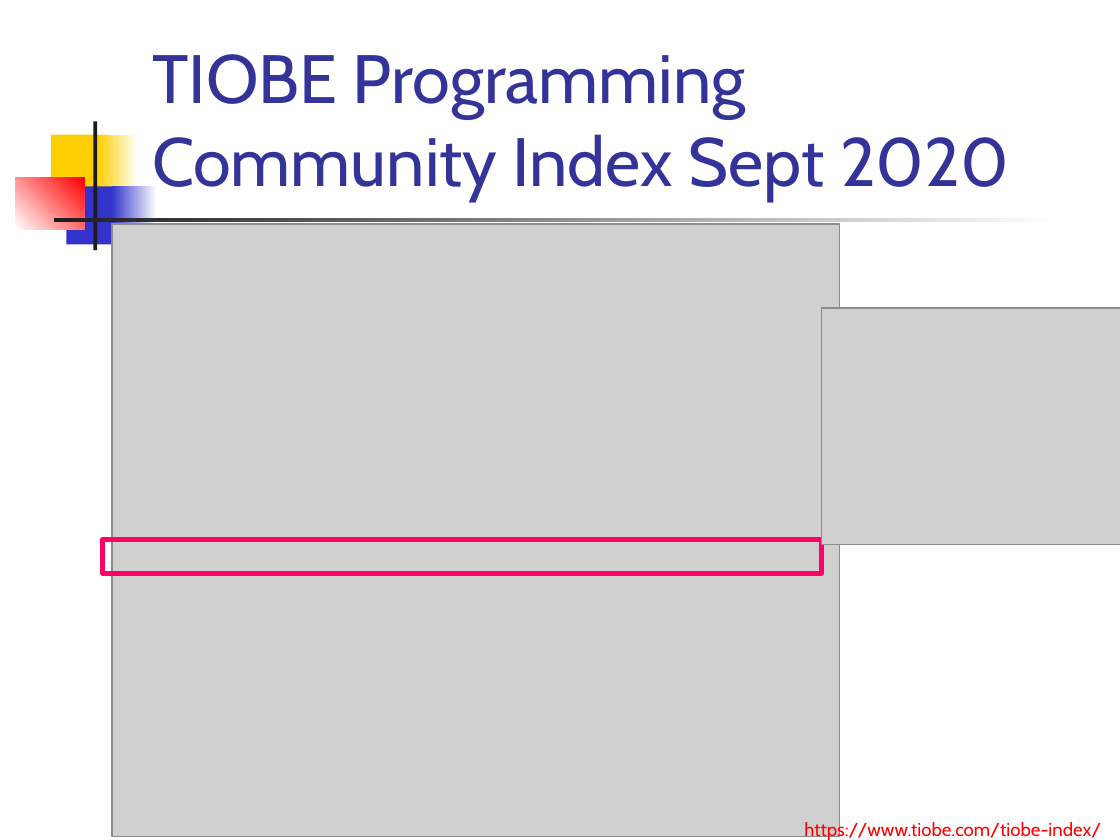
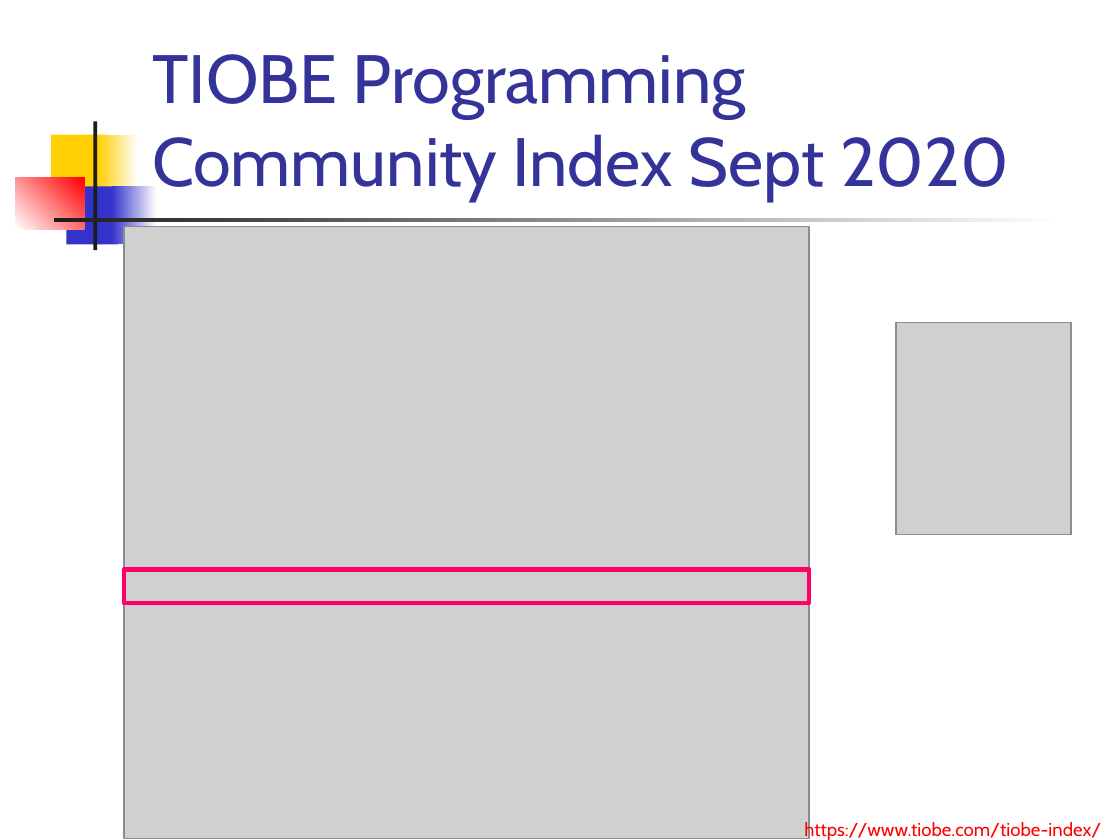
Before and after one commit to paradigmy/Prednasky, a slide deck: slide 4 of 02/go1.ppt. Drawn at 1120x840 pixels with LibreOffice and Linux fonts; fonts in the diff are those of the drawing; grey boxes stand for pictures. Boxes give left, top, right and bottom in pixels: in the first picture for what was removed or moved away, otherwise in the second. Text is boxed around its words. In the diff, an @@ line names an element or a change of style, - is before the commit and + after.

```diff
--- a/02/go1.ppt
+++ b/02/go1.ppt
@@ picture: place and size @@
-picture at [112, 224, 840, 837]
+picture at [124, 226, 810, 838]
@@ picture: place and size @@
-picture at [821, 308, 1120, 544]
+picture at [896, 323, 1071, 535]
@@ rectangle: place and size @@
-rectangle at [103, 540, 822, 573]
+rectangle at [124, 569, 810, 603]
```
Also in this commit, not shown: 3 other slides changed, 1 other file.
